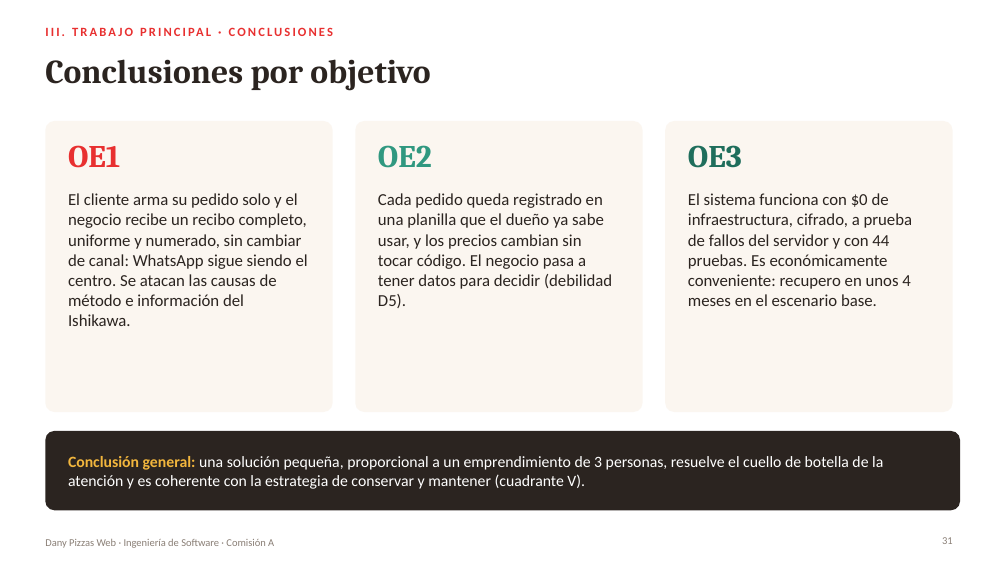
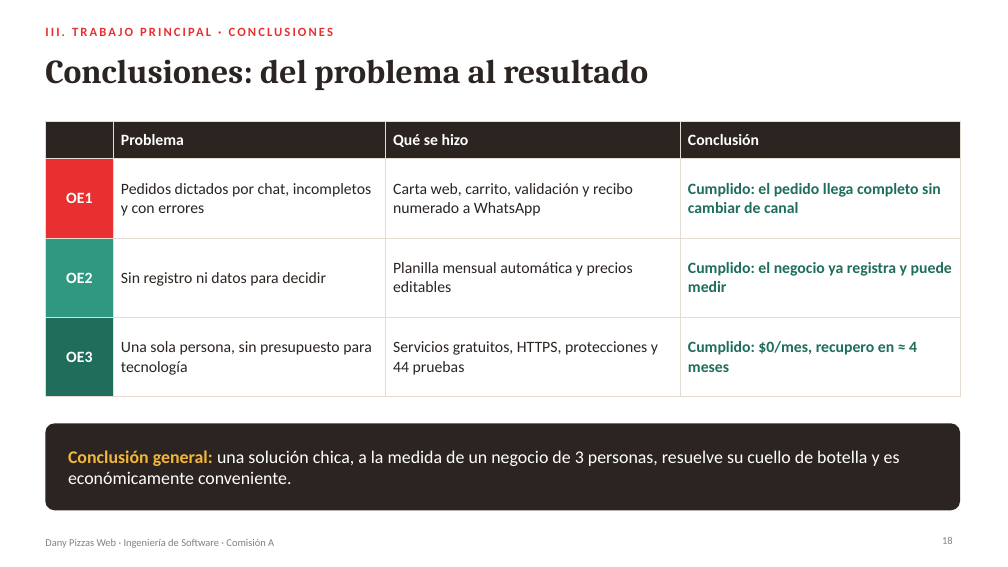
Before and after one commit to CastroMaximo/DanyPizzas, a slide deck: slide 18 of docs/presentacion/DanyPizzas_Presentacion.pptx (slide 31 before the commit). Drawn at 1008x567 pixels with LibreOffice and Linux fonts; fonts in the diff are those of the drawing. Boxes give left, top, right and bottom in pixels: in the first picture for what was removed or moved away, otherwise in the second. Text is boxed around its words. In the diff, an @@ line names an element or a change of style, - is before the commit and + after.

```diff
--- a/docs/presentacion/DanyPizzas_Presentacion.pptx
+++ b/docs/presentacion/DanyPizzas_Presentacion.pptx
@@ title at <box>45,59,648,90</box>: text changed @@
-Conclusiones por objetivo
+Conclusiones: del problema al resultado
@@ rounded rectangle removed at <box>45,121,333,412</box> @@
@@ table added at <box>45,121,960,379</box>, 4 rows, 4 columns @@
+ | Problema | Qué se hizo | Conclusión
+OE1 | Pedidos dictados por chat, incompletos y con errores | Carta web, carrito, validación y recibo numerado a WhatsApp | Cumplido: el pedido llega completo sin cambiar de canal
+OE2 | Sin registro ni datos para decidir | Planilla mensual automática y precios editables | Cumplido: el negocio ya registra y puede medir
+OE3 | Una sola persona, sin presupuesto para tecnología | Servicios gratuitos, HTTPS, protecciones y 44 pruebas | Cumplido: $0/mes, recupero en ≈ 4 meses
@@ text removed at <box>68,145,120,168</box> @@
-OE1
@@ rounded rectangle removed at <box>355,121,643,412</box> @@
@@ text removed at <box>378,145,432,168</box> @@
-OE2
@@ rounded rectangle removed at <box>665,121,953,412</box> @@
@@ text removed at <box>688,145,742,168</box> @@
-OE3
@@ text removed at <box>68,193,308,326</box> @@
-El cliente arma su pedido solo y el negocio recibe un recibo completo, uniforme y numerado, sin cambiar de canal: WhatsApp sigue siendo el centro. Se atacan las causas de método e información del Ishikawa.
@@ text removed at <box>378,193,612,308</box> @@
-Cada pedido queda registrado en una planilla que el dueño ya sabe usar, y los precios cambian sin tocar código. El negocio pasa a tener datos para decidir (debilidad D5).
@@ text removed at <box>688,193,913,306</box> @@
-El sistema funciona con $0 de infraestructura, cifrado, a prueba de fallos del servidor y con 44 pruebas. Es económicamente conveniente: recupero en unos 4 meses en el escenario base.
@@ rounded rectangle: place and size @@
-rounded rectangle at <box>45,431,960,510</box>
+rounded rectangle at <box>45,423,960,510</box>
@@ rounded rectangle at <box>45,423,960,510</box>: proportions changed @@
@@ text at <box>68,450,900,484</box>: text changed; size 15 to 17 pt @@
-Conclusión general: una solución pequeña, proporcional a un emprendimiento de 3 personas, resuelve el cuello de botella de la atención y es coherente con la estrategia de conservar y mantener (cuadrante V).
+Conclusión general: una solución chica, a la medida de un negocio de 3 personas, resuelve su cuello de botella y es económicamente conveniente.
@@ page number at <box>942,537,953,544</box>: text changed @@
-31
+18
```
Also in this commit, not shown: 10 other slides changed, 19 slides added, 21 slides removed, 3 other files.
